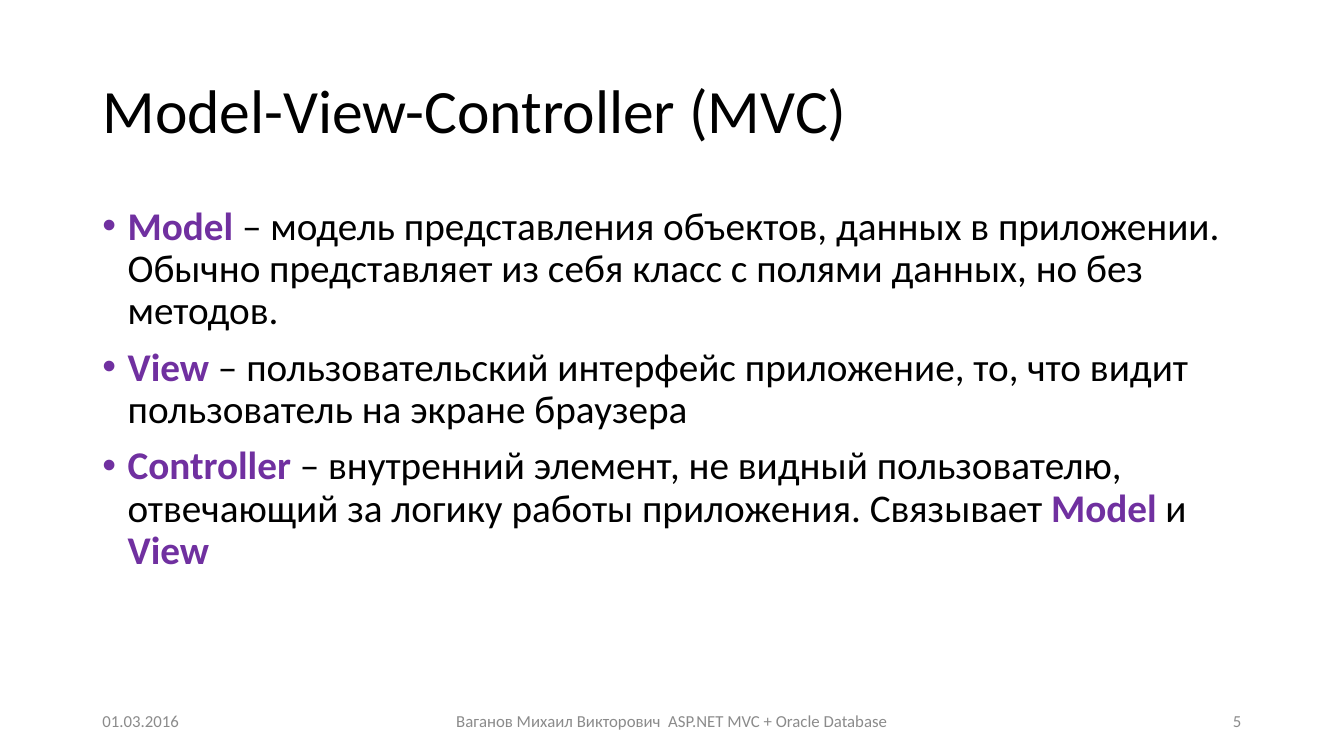
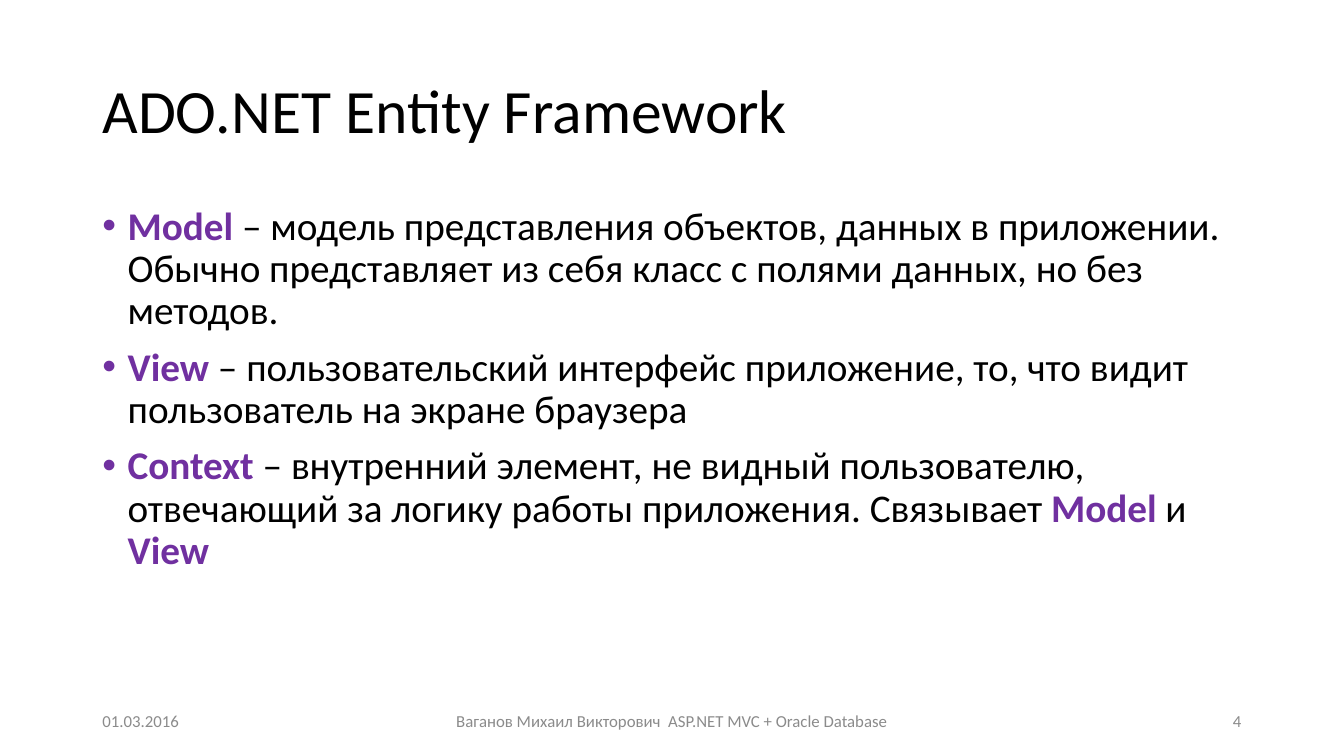
Before and after one commit to Mikhail-Vaganov/psu-applicants, a slide deck: slide 4 of Presentations/Занятие 3.pptx (slide 5 before the commit). Drawn at 1344x756 pixels with LibreOffice and Linux fonts; fonts in the diff are those of the drawing. Boxes give left, top, right and bottom in pixels: in the first picture for what was removed or moved away, otherwise in the second. Text is boxed around its words. In the diff, an @@ line names an element or a change of style, - is before the commit and + after.

```diff
--- a/Presentations/Занятие 3.pptx
+++ b/Presentations/Занятие 3.pptx
@@ title at [102,90,787,143]: text changed @@
-Model-View-Controller (MVC)
+ADO.NET Entity Framework
@@ text at [128,452,1186,565]: text changed @@
-• Controller – внутренний элемент, не видный пользователю, отвечающий за логику работы приложения. Связывает Model и View
+• Context – внутренний элемент, не видный пользователю, отвечающий за логику работы приложения. Связывает Model и View
@@ page number at [1233,716,1241,727]: text changed @@
-5
+4
```
Also in this commit, not shown: 5 other slides changed, 7 slides removed, 9 other files.
